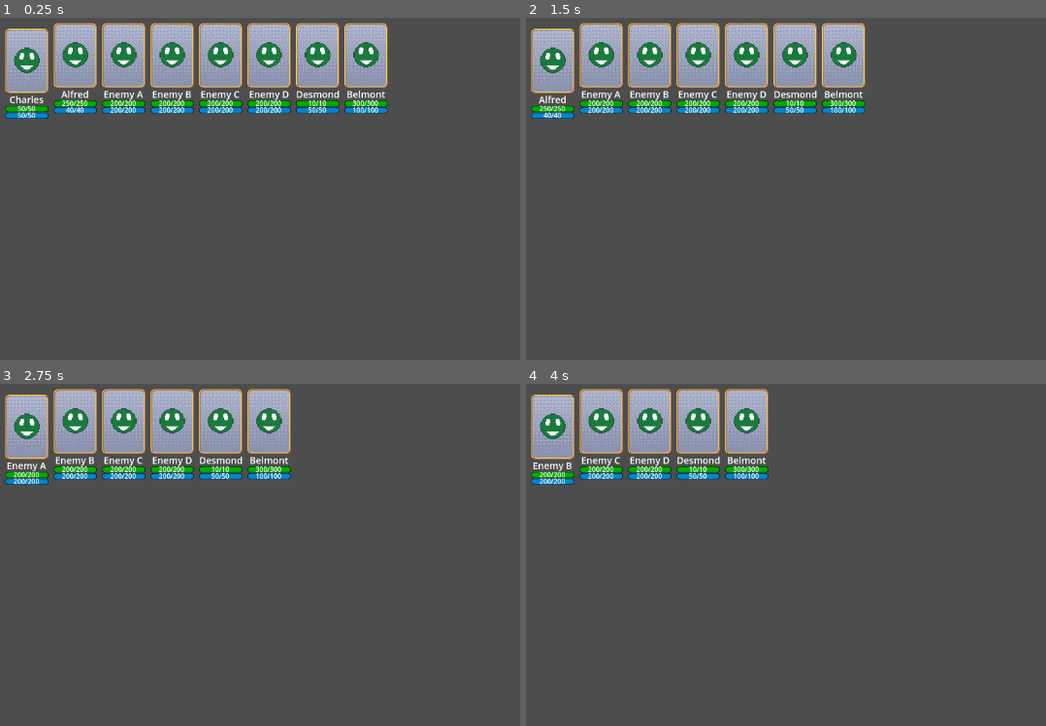
Above: before the commit, frames 1-4 (two rows, left to right).
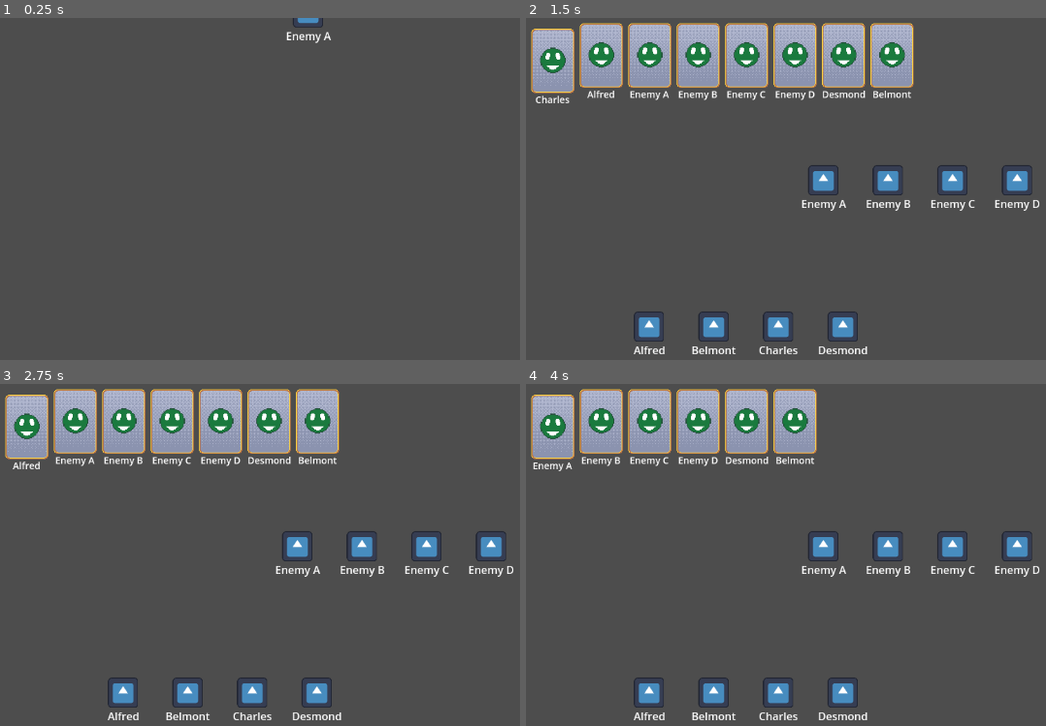
Above: after the commit, the same moments.

Repository: Kibibibit/rpg-project
Game: Godot game, scene res://scenes/scenes/battle_scene/battle_scene.tscn
Same seed, same stepped clock (60 frames per second), same inputs: the game is played once before the commit and once after it. The engine's default icon, where the game draws it, is replaced by a stand-in: a white triangle on a blue panel in a dark square.
Inputs:
- Up to frame 1 (0.25 s): no input
- Up to frame 2 (1.5 s): no input
- Up to frame 3 (2.75 s): tap Enter at 2 s
- Up to frame 4 (4 s): tap Space at 2.75 s

The runs differ from the first frame. In frame 1, 16% of the frame differs, in the area x 0-75%, y 0-30%; in frame 2, 7.7%; in frame 3, 7.3%; in frame 4, 6.8%.

Commit message:
More ui and visuals setup

Diff:
--- a/scenes/prefabs/battle_character/battle_character.gd
+++ /dev/null
@@ -1,24 +0,0 @@
-extends Node2D
-class_name BattleCharacter
-
-const _PACKED_SCENE: PackedScene = preload("res://scenes/prefabs/battle_character/battle_character.tscn")
-
-static func new_battle_character(p_character_id: int) -> BattleCharacter:
-	var instance: BattleCharacter = _PACKED_SCENE.instantiate() as BattleCharacter
-	instance.character = Character.from_id(p_character_id)
-	return instance
-
-
-var character: Character
-
-@onready
-var skin_parent: Node2D = %SkinParent
-
-
-
-func get_initiative() -> int:
-	return character.get_initiative()
-
-func can_cast(_p_skill: Skill) -> bool:
-	# TODO: implement
-	return true
--- a/scenes/prefabs/battle_character/battle_character.tscn
+++ /dev/null
@@ -1,13 +0,0 @@
-[gd_scene load_steps=3 format=3 uid="uid://dn051ct866wlc"]
-
-[ext_resource type="Script" uid="uid://bl4dy6vsgwrbf" path="res://scenes/prefabs/battle_character/battle_character.gd" id="1_oicxq"]
-[ext_resource type="Texture2D" uid="uid://cr3lqoqc4rvr2" path="res://icon.svg" id="2_mdf3p"]
-
-[node name="BattleCharacter" type="Node2D"]
-script = ExtResource("1_oicxq")
-
-[node name="SkinParent" type="Node2D" parent="."]
-unique_name_in_owner = true
-
-[node name="Sprite2D" type="Sprite2D" parent="SkinParent"]
-texture = ExtResource("2_mdf3p")
--- /dev/null
+++ b/scenes/prefabs/spell_effects/example_spell_effect.tscn
@@ -0,0 +1,37 @@
+[gd_scene load_steps=7 format=3 uid="uid://ddtf1dvkm5rx8"]
+
+[sub_resource type="PlaceholderTexture2D" id="PlaceholderTexture2D_seybx"]
+
+[sub_resource type="Curve" id="Curve_seybx"]
+_data = [Vector2(0, 1), 0.0, 0.0, 0, 0, Vector2(1, 0), 0.0, 0.0, 0, 0]
+point_count = 2
+
+[sub_resource type="CurveTexture" id="CurveTexture_irisl"]
+curve = SubResource("Curve_seybx")
+
+[sub_resource type="Curve" id="Curve_20iif"]
+_data = [Vector2(0, 1), 0.0, 0.0, 0, 0, Vector2(0.22222222, 0.34831464), 0.0, 0.0, 0, 0, Vector2(1, 0), 0.0, 0.0, 0, 0]
+point_count = 3
+
+[sub_resource type="CurveTexture" id="CurveTexture_xepqw"]
+curve = SubResource("Curve_20iif")
+
+[sub_resource type="ParticleProcessMaterial" id="ParticleProcessMaterial_irisl"]
+particle_flag_disable_z = true
+angle_min = -720.0
+angle_max = 115.000015
+spread = 15.275
+initial_velocity_min = 8.809999
+initial_velocity_max = 8.809999
+gravity = Vector3(0, 0, 0)
+scale_min = 1.5
+scale_max = 1.75
+scale_curve = SubResource("CurveTexture_xepqw")
+alpha_curve = SubResource("CurveTexture_irisl")
+
+[node name="ExampleSpellEffect" type="Node2D"]
+
+[node name="GPUParticles2D" type="GPUParticles2D" parent="."]
+amount = 30
+texture = SubResource("PlaceholderTexture2D_seybx")
+process_material = SubResource("ParticleProcessMaterial_irisl")
--- a/scenes/scenes/battle_scene/battle_scene.tscn
+++ b/scenes/scenes/battle_scene/battle_scene.tscn
@@ -1,11 +1,10 @@
-[gd_scene load_steps=7 format=3 uid="uid://bpexcnoh4ln5l"]
+[gd_scene load_steps=6 format=3 uid="uid://bpexcnoh4ln5l"]
 
 [ext_resource type="Script" uid="uid://bxdfmvir074rn" path="res://scripts/nodes/battle/battle_runner.gd" id="1_bcrjf"]
 [ext_resource type="Script" uid="uid://chmwipf70aul0" path="res://scenes/scenes/battle_scene/battle_scene.gd" id="1_kgbuy"]
 [ext_resource type="Script" uid="uid://cauv0ocrsdfc2" path="res://scripts/nodes/battle/ai_controller.gd" id="2_j7fpl"]
 [ext_resource type="Script" uid="uid://cfc040vam32k1" path="res://scripts/nodes/battle/skill_runner.gd" id="4_47328"]
 [ext_resource type="PackedScene" uid="uid://b63e4n2mxcose" path="res://scenes/scenes/battle_scene/battle_scene_visuals/battle_scene_visuals_root.tscn" id="5_56lyg"]
-[ext_resource type="PackedScene" uid="uid://bpee84quochvr" path="res://scenes/scenes/battle_scene/battle_scene_visuals/ui/battle_ui.tscn" id="6_m5gns"]
 
 [node name="BattleScene" type="Node"]
 script = ExtResource("1_kgbuy")
@@ -23,5 +22,3 @@
 [node name="SkillRunner" type="Node" parent="BattleRunner"]
 script = ExtResource("4_47328")
 metadata/_custom_type_script = "uid://cfc040vam32k1"
-
-[node name="BattleUI" parent="." instance=ExtResource("6_m5gns")]
--- /dev/null
+++ b/scenes/scenes/battle_scene/battle_scene_visuals/2d/battle_character/battle_character.gd
@@ -0,0 +1,33 @@
+extends Node2D
+class_name BattleCharacter
+
+const _PACKED_SCENE: PackedScene = preload("uid://dn051ct866wlc")
+
+static func new_battle_character(p_character_id: int) -> BattleCharacter:
+	var instance: BattleCharacter = _PACKED_SCENE.instantiate() as BattleCharacter
+	instance.character = Character.from_id(p_character_id)
+	return instance
+
+@onready
+var skin_parent: Node2D = %SkinParent
+@onready
+var name_label: Label = %NameLabel
+
+var character: Character
+var _tween: Tween
+var target_position: Vector2
+
+func _ready() -> void:
+	if character:
+		name_label.text = character.character_name
+
+func update() -> void:
+	if _tween:
+		_tween.kill()
+	_tween = create_tween()
+	_tween.tween_property(self, "position", target_position, 0.5)
+	_tween.tween_callback(_on_update_done)
+	_tween.play()
+
+func _on_update_done() -> void:
+	SignalBus.Battle.emit_on_character_ready(character.get_instance_id())
--- /dev/null
+++ b/scenes/scenes/battle_scene/battle_scene_visuals/2d/battle_character/battle_character.tscn
@@ -0,0 +1,27 @@
+[gd_scene load_steps=3 format=3 uid="uid://dn051ct866wlc"]
+
+[ext_resource type="Script" uid="uid://bl4dy6vsgwrbf" path="res://scenes/scenes/battle_scene/battle_scene_visuals/2d/battle_character/battle_character.gd" id="1_oicxq"]
+[ext_resource type="Texture2D" uid="uid://cr3lqoqc4rvr2" path="res://icon.svg" id="2_mdf3p"]
+
+[node name="BattleCharacter" type="Node2D"]
+script = ExtResource("1_oicxq")
+
+[node name="SkinParent" type="Node2D" parent="."]
+unique_name_in_owner = true
+
+[node name="Sprite2D" type="Sprite2D" parent="SkinParent"]
+scale = Vector2(0.3515625, 0.3515625)
+texture = ExtResource("2_mdf3p")
+
+[node name="NameLabel" type="Label" parent="."]
+unique_name_in_owner = true
+anchors_preset = 5
+anchor_left = 0.5
+anchor_right = 0.5
+offset_left = -23.5
+offset_top = 23.0
+offset_right = 23.5
+offset_bottom = 46.0
+grow_horizontal = 2
+text = "Name"
+horizontal_alignment = 1
--- /dev/null
+++ b/scenes/scenes/battle_scene/battle_scene_visuals/2d/battle_scene_2d.gd
@@ -0,0 +1,19 @@
+extends Node2D
+
+var player_party_ready: bool = false
+var enemy_party_ready: bool = false
+
+func _ready() -> void:
+	_setup_signals()
+
+func _setup_signals() -> void:
+	SignalBus.Battle.on_party_ready.connect(_on_party_ready)
+
+func _on_party_ready(p_is_player_party: bool) -> void:
+	if p_is_player_party:
+		player_party_ready = true
+	else:
+		enemy_party_ready = true
+	if player_party_ready and enemy_party_ready:
+		await get_tree().create_timer(0.5).timeout # TODO: Timing
+		SignalBus.Battle.emit_on_battle_start_complete.call_deferred()
--- /dev/null
+++ b/scenes/scenes/battle_scene/battle_scene_visuals/2d/battle_scene_2d.tscn
@@ -0,0 +1,16 @@
+[gd_scene load_steps=3 format=3 uid="uid://u1iqplaufuh6"]
+
+[ext_resource type="Script" uid="uid://7cdjk6jdhbd4" path="res://scenes/scenes/battle_scene/battle_scene_visuals/2d/party_parent.gd" id="1_2gcnc"]
+[ext_resource type="Script" uid="uid://coxtenmc75tdh" path="res://scenes/scenes/battle_scene/battle_scene_visuals/2d/battle_scene_2d.gd" id="1_lnbsb"]
+
+[node name="BattleScene2d" type="Node2D"]
+script = ExtResource("1_lnbsb")
+
+[node name="PlayerParty" type="Node2D" parent="."]
+position = Vector2(183, 460)
+script = ExtResource("1_2gcnc")
+player_party = true
+
+[node name="EnemyParty" type="Node2D" parent="."]
+position = Vector2(442, 242)
+script = ExtResource("1_2gcnc")
--- /dev/null
+++ b/scenes/scenes/battle_scene/battle_scene_visuals/2d/party_parent.gd
@@ -0,0 +1,38 @@
+extends Node2D
+class_name PartyParent
+
+@export
+var player_party: bool = false
+
+var character_ids: Array[int] = []
+var _characters_ready: Array[int] = []
+
+func _ready() -> void:
+	_setup_signals()
+
+
+func _setup_signals() -> void:
+	SignalBus.Battle.do_battle_start.connect(_on_do_battle_start)
+	SignalBus.Battle.on_character_ready.connect(_on_character_ready)
+
+
+func _on_do_battle_start(p_player_party: Array[Character], p_enemy_party: Array[Character]) -> void:
+	var party: Array[Character] = p_player_party if player_party else p_enemy_party
+
+	var index: int = 0
+	for character in party:
+		var c_id: int = character.get_instance_id()
+		var battle_character := BattleCharacter.new_battle_character(c_id)
+		character_ids.append(c_id)
+		battle_character.position.x = 32 + index * 2048
+		battle_character.target_position.x = index * 96
+		battle_character.position.y = 500 if player_party else -500
+		add_child(battle_character)
+		battle_character.update.call_deferred() # in case of immediate return
+		index += 1
+
+func _on_character_ready(p_character_id: int) -> void:
+	if p_character_id in character_ids:
+		_characters_ready.append(p_character_id)
+		if _characters_ready.size() == character_ids.size():
+			SignalBus.Battle.emit_on_party_ready.call_deferred(player_party)
--- a/scenes/scenes/battle_scene/battle_scene_visuals/battle_scene_visuals_root.tscn
+++ b/scenes/scenes/battle_scene/battle_scene_visuals/battle_scene_visuals_root.tscn
@@ -1,3 +1,10 @@
-[gd_scene format=3 uid="uid://b63e4n2mxcose"]
+[gd_scene load_steps=3 format=3 uid="uid://b63e4n2mxcose"]
 
-[node name="BattleSceneVisualsRoot" type="Node2D"]
+[ext_resource type="PackedScene" uid="uid://bpee84quochvr" path="res://scenes/scenes/battle_scene/battle_scene_visuals/ui/battle_ui.tscn" id="1_d22mn"]
+[ext_resource type="PackedScene" uid="uid://u1iqplaufuh6" path="res://scenes/scenes/battle_scene/battle_scene_visuals/2d/battle_scene_2d.tscn" id="2_gl5y0"]
+
+[node name="BattleSceneVisualsRoot" type="Node"]
+
+[node name="BattleUI" parent="." instance=ExtResource("1_d22mn")]
+
+[node name="BattleScene2d" parent="." instance=ExtResource("2_gl5y0")]
--- a/scenes/scenes/battle_scene/battle_scene_visuals/ui/turn_order_visualiser/turn_order_portrait/turn_order_portrait.gd
+++ b/scenes/scenes/battle_scene/battle_scene_visuals/ui/turn_order_visualiser/turn_order_portrait/turn_order_portrait.gd
@@ -16,14 +16,6 @@
 var portrait_rect: TextureRect = %PortraitRect
 @onready
 var name_label: Label = %NameLabel
-@onready
-var hp_bar: ProgressBar = %HpProgressBar
-@onready
-var mp_bar: ProgressBar = %MpProgressBar
-@onready
-var hp_label: Label = %HpLabel
-@onready
-var mp_label: Label = %MpLabel
 
 var target_visible: bool = false
 var character: Character
@@ -36,14 +28,7 @@
 
 
 func update() -> void:
-
 	name_label.text = character.character_name
-	hp_bar.value = (float(character.hp) / float(character.max_hp)) * 100.0
-	mp_bar.value = (float(character.mp) / float(character.max_mp)) * 100.0
-
-	hp_label.text = "%d/%d" % [character.hp, character.max_hp]
-	mp_label.text = "%d/%d" % [character.mp, character.max_mp]
-
 
 	if _tween:
 		_tween.kill()
--- a/scenes/scenes/battle_scene/battle_scene_visuals/ui/turn_order_visualiser/turn_order_portrait/turn_order_portrait.tscn
+++ b/scenes/scenes/battle_scene/battle_scene_visuals/ui/turn_order_visualiser/turn_order_portrait/turn_order_portrait.tscn
@@ -6,50 +6,6 @@
 
 [sub_resource type="LabelSettings" id="LabelSettings_02b1q"]
 font_size = 14
-
-[sub_resource type="StyleBoxFlat" id="StyleBoxFlat_02b1q"]
-bg_color = Color(0.16470589, 0.16470589, 0.16470589, 0.5529412)
-border_width_left = 1
-border_width_top = 1
-border_width_right = 1
-border_width_bottom = 1
-border_color = Color(0, 0, 0, 1)
-corner_radius_top_left = 5
-corner_radius_top_right = 5
-corner_radius_bottom_right = 5
-corner_radius_bottom_left = 5
-anti_aliasing = false
-
-[sub_resource type="StyleBoxFlat" id="StyleBoxFlat_otw2i"]
-bg_color = Color(0, 0.6745098, 0, 1)
-border_width_left = 1
-border_width_top = 1
-border_width_right = 1
-border_width_bottom = 1
-border_color = Color(0, 0, 0, 1)
-border_blend = true
-corner_radius_top_left = 5
-corner_radius_top_right = 5
-corner_radius_bottom_right = 5
-corner_radius_bottom_left = 5
-anti_aliasing = false
-
-[sub_resource type="LabelSettings" id="LabelSettings_40boe"]
-font_size = 10
-
-[sub_resource type="StyleBoxFlat" id="StyleBoxFlat_40boe"]
-bg_color = Color(4.813075e-07, 0.52056855, 0.80321413, 1)
-border_width_left = 1
-border_width_top = 1
-border_width_right = 1
-border_width_bottom = 1
-border_color = Color(0, 0, 0, 1)
-border_blend = true
-corner_radius_top_left = 5
-corner_radius_top_right = 5
-corner_radius_bottom_right = 5
-corner_radius_bottom_left = 5
-anti_aliasing = false
 
 [node name="TurnOrderPortrait" type="Control"]
 texture_filter = 1
@@ -81,43 +37,3 @@
 text = "NAME"
 label_settings = SubResource("LabelSettings_02b1q")
 horizontal_alignment = 1
-
-[node name="HpProgressBar" type="ProgressBar" parent="."]
-unique_name_in_owner = true
-layout_mode = 0
-offset_top = 115.0
-offset_right = 64.0
-offset_bottom = 124.0
-theme_override_styles/background = SubResource("StyleBoxFlat_02b1q")
-theme_override_styles/fill = SubResource("StyleBoxFlat_otw2i")
-show_percentage = false
-
-[node name="HpLabel" type="Label" parent="HpProgressBar"]
-unique_name_in_owner = true
-layout_mode = 0
-offset_top = -3.0
-offset_right = 64.0
-offset_bottom = 11.0
-text = "HP/HP"
-label_settings = SubResource("LabelSettings_40boe")
-horizontal_alignment = 1
-
-[node name="MpProgressBar" type="ProgressBar" parent="."]
-unique_name_in_owner = true
-layout_mode = 0
-offset_top = 125.405
-offset_right = 64.0
-offset_bottom = 134.405
-theme_override_styles/background = SubResource("StyleBoxFlat_02b1q")
-theme_override_styles/fill = SubResource("StyleBoxFlat_40boe")
-show_percentage = false
-
-[node name="MpLabel" type="Label" parent="MpProgressBar"]
-unique_name_in_owner = true
-layout_mode = 0
-offset_top = -3.0
-offset_right = 64.0
-offset_bottom = 11.0
-text = "MP/MP"
-label_settings = SubResource("LabelSettings_40boe")
-horizontal_alignment = 1
--- a/scripts/nodes/autoloads/signal_bus/battle_signal_bus.gd
+++ b/scripts/nodes/autoloads/signal_bus/battle_signal_bus.gd
@@ -7,6 +7,14 @@
 signal do_battle_start(s_player_party: Array[Character], s_enemy_party: Array[Character])
 func emit_do_battle_start(p_player_party: Array[Character], p_enemy_party: Array[Character]) -> void:
 	do_battle_start.emit(p_player_party, p_enemy_party)
+
+signal on_character_ready(s_character_id: int)
+func emit_on_character_ready(p_character_id: int) -> void:
+	on_character_ready.emit(p_character_id)
+
+signal on_party_ready(s_is_player: bool)
+func emit_on_party_ready(p_is_player: bool) -> void:
+	on_party_ready.emit(p_is_player)
 
 signal on_battle_start_complete()
 func emit_on_battle_start_complete() -> void:
--- a/scripts/nodes/battle/battle_runner.gd
+++ b/scripts/nodes/battle/battle_runner.gd
@@ -70,14 +70,13 @@
 
 
 	battle_state = BattleState.new(p_player_characters, p_enemy_characters)
-	var characters: Array[Character] = p_player_characters
+	var characters: Array[Character] = p_player_characters.duplicate()
 	characters.append_array(p_enemy_characters)
 	_update_duplicate_names(characters)
 	battle_state.round_number = 0
 
 	SignalBus.Battle.emit_do_battle_start(p_player_characters, p_enemy_characters)
 
-	_on_battle_start_complete_signal.emit.call_deferred()
 
 func _update_duplicate_names(
 	p_characters: Array[Character]
Renamed: scenes/prefabs/battle_character/battle_character.gd.uid -> scenes/scenes/battle_scene/battle_scene_visuals/2d/battle_character/battle_character.gd.uid
Not shown, added: scenes/scenes/battle_scene/battle_scene_visuals/2d/battle_scene_2d.gd.uid
Not shown, added: scenes/scenes/battle_scene/battle_scene_visuals/2d/party_parent.gd.uid
Not shown: 1 places in scenes/scenes/battle_scene/battle_scene_visuals/ui/turn_order_visualiser/turn_order_portrait/turn_order_portrait.tscn that only renumber resources
